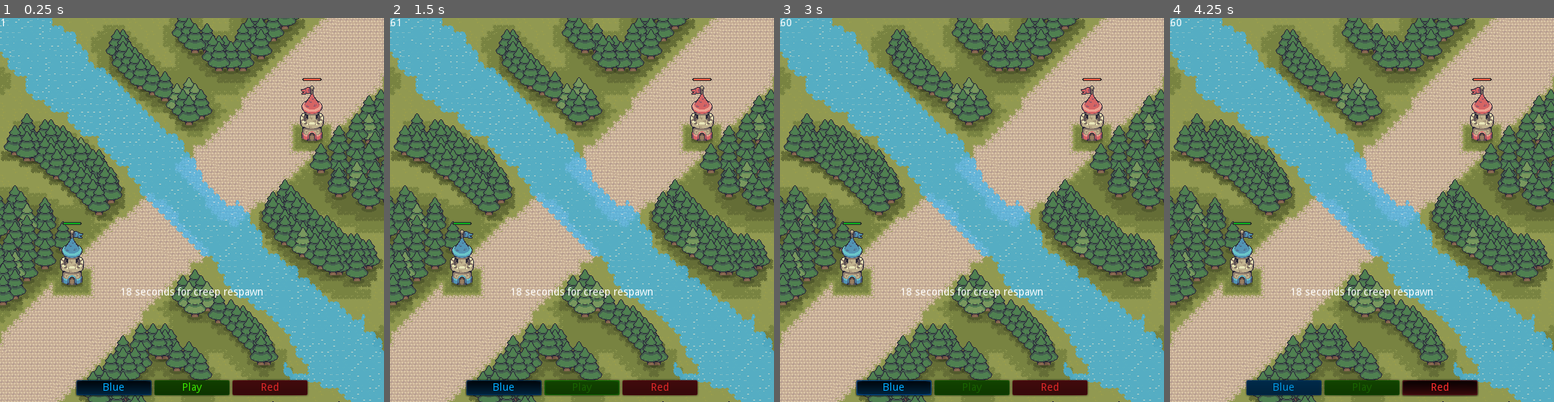
Above: before the commit, frames 1-4 (left to right).
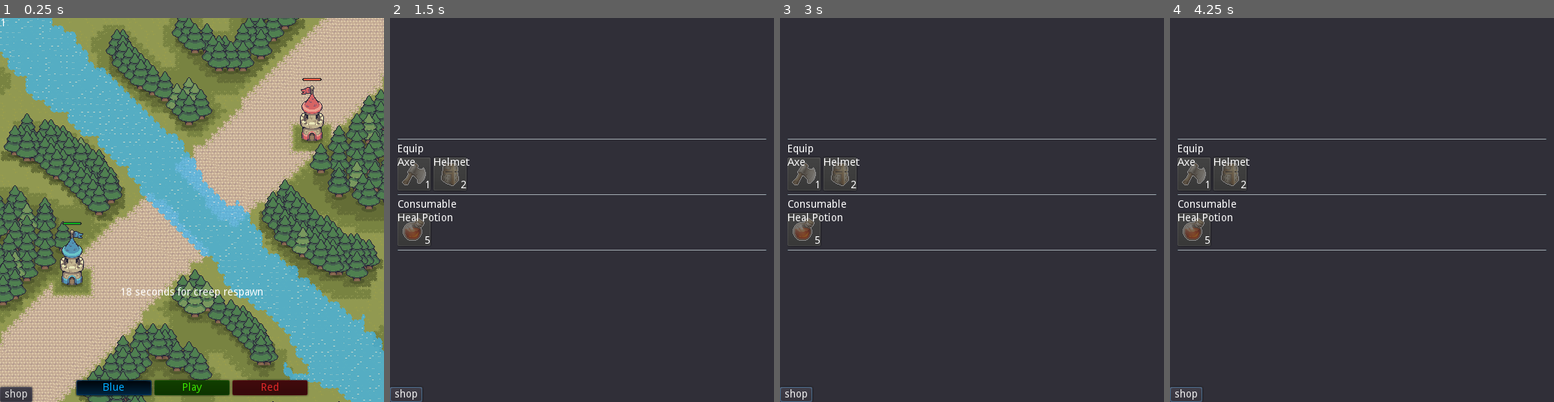
Above: after the commit, the same moments.

Repository: spicylobstergames/shotcaller-godot
Game: Godot game, scene res://TestScene.tscn
The game is run twice, just before and just after one commit, with the same random seed, the same clock (stepped at 60 frames per second) and the same inputs.
Inputs (mouse positions are in pixels of both pictures, inside the frame that each line leads up to):
- Up to frame 1 (0.25 s): no input
- Up to frame 2 (1.5 s): click (405, 394) at 0.5 s, where only the run after the commit has a clickable "shop"; click "Play" at 1.25 s
- Up to frame 3 (3 s): click (972, 386) at 2 s, where only the run after the commit has a clickable "Play"; click "Blue" at 2.75 s
- Up to frame 4 (4.25 s): click "Red" at 3.5 s

The runs differ from the first frame. In frame 1, 0.4% of the frame differs, in the area x 0-9%, y 95-100%; in frame 2, 95%; in frame 3, 95%; in frame 4, 95%, in the area x 0-100%, y 0-100%.

Commit message:
final merge

Diff:
--- a/Prototype/TestScene.tscn
+++ b/Prototype/TestScene.tscn
@@ -1,41 +1,26 @@
-[gd_scene load_steps=9 format=2]
+[gd_scene load_steps=12 format=2]
 
 [ext_resource path="res://MainCamera.gd" type="Script" id=1]
 [ext_resource path="res://Utils/UnitController.tscn" type="PackedScene" id=2]
 [ext_resource path="res://Battlefield/BattleField.tscn" type="PackedScene" id=3]
 [ext_resource path="res://TestScene.gd" type="Script" id=4]
+[ext_resource path="res://Items/Inventory/LeadersInventory.gd" type="Script" id=5]
 [ext_resource path="res://GUI/SelectTeamButton/SelectTeamButton.tscn" type="PackedScene" id=6]
+[ext_resource path="res://Items/Shop/Shop.gd" type="Script" id=7]
 [ext_resource path="res://GUI/Play.tscn" type="PackedScene" id=9]
 
 [sub_resource type="ButtonGroup" id=2]
 
 [sub_resource type="ButtonGroup" id=3]
 
+[sub_resource type="StyleBoxFlat" id=4]
+bg_color = Color( 0.192157, 0.188235, 0.223529, 1 )
+
 [node name="TestScene" type="Node2D"]
 position = Vector2( 0, -1 )
 script = ExtResource( 4 )
 
 [node name="Menu" type="CanvasLayer" parent="."]
-
-[node name="FPS" type="Label" parent="Menu"]
-margin_right = 58.0
-margin_bottom = 26.0
-__meta__ = {
-"_edit_use_anchors_": false
-}
-
-[node name="Label" type="Label" parent="Menu"]
-anchor_top = 0.5
-anchor_right = 1.0
-anchor_bottom = 0.5
-margin_top = 103.0
-margin_bottom = 117.0
-size_flags_horizontal = 3
-text = "18 seconds for creep respawn"
-align = 1
-__meta__ = {
-"_edit_use_anchors_": false
-}
 
 [node name="HBoxContainer" type="HBoxContainer" parent="Menu"]
 anchor_top = 1.0
@@ -76,6 +61,123 @@
 group = SubResource( 2 )
 team = 3
 
+[node name="FPS" type="Label" parent="Menu"]
+margin_right = 58.0
+margin_bottom = 26.0
+__meta__ = {
+"_edit_use_anchors_": false
+}
+
+[node name="Label" type="Label" parent="Menu"]
+anchor_top = 0.5
+anchor_right = 1.0
+anchor_bottom = 0.5
+margin_top = 103.0
+margin_bottom = 117.0
+size_flags_horizontal = 3
+text = "18 seconds for creep respawn"
+align = 1
+__meta__ = {
+"_edit_use_anchors_": false
+}
+
+[node name="GoldLabel" type="Label" parent="Menu"]
+visible = false
+margin_top = 265.0
+margin_right = 43.0
+margin_bottom = 279.0
+custom_colors/font_color = Color( 0.94902, 0.772549, 0.0705882, 1 )
+custom_colors/font_color_shadow = Color( 0, 0, 0, 1 )
+custom_constants/shadow_as_outline = 1
+text = "1"
+align = 2
+__meta__ = {
+"_edit_use_anchors_": false
+}
+
+[node name="LeadersInventory" type="HBoxContainer" parent="Menu"]
+anchor_top = 1.0
+anchor_right = 1.0
+anchor_bottom = 1.0
+margin_left = 45.0
+margin_top = -44.0
+margin_right = -327.0
+size_flags_vertical = 8
+script = ExtResource( 5 )
+
+[node name="Shop" type="Panel" parent="Menu"]
+visible = false
+anchor_right = 1.0
+anchor_bottom = 1.0
+custom_styles/panel = SubResource( 4 )
+script = ExtResource( 7 )
+
+[node name="ScrollContainer" type="ScrollContainer" parent="Menu/Shop"]
+anchor_right = 1.0
+anchor_bottom = 1.0
+margin_left = 10.0
+margin_top = 10.0
+margin_right = -10.0
+margin_bottom = -50.0
+__meta__ = {
+"_edit_use_anchors_": false
+}
+
+[node name="VBoxContainer" type="VBoxContainer" parent="Menu/Shop/ScrollContainer"]
+margin_right = 492.0
+margin_bottom = 452.0
+size_flags_horizontal = 3
+size_flags_vertical = 3
+alignment = 1
+
+[node name="HSeparator" type="HSeparator" parent="Menu/Shop/ScrollContainer/VBoxContainer"]
+margin_top = 88.0
+margin_right = 492.0
+margin_bottom = 92.0
+
+[node name="Label" type="Label" parent="Menu/Shop/ScrollContainer/VBoxContainer"]
+margin_top = 96.0
+margin_right = 492.0
+margin_bottom = 110.0
+text = "Equip"
+
+[node name="EquipItems" type="HBoxContainer" parent="Menu/Shop/ScrollContainer/VBoxContainer"]
+margin_top = 114.0
+margin_right = 492.0
+margin_bottom = 114.0
+size_flags_horizontal = 3
+
+[node name="HSeparator2" type="HSeparator" parent="Menu/Shop/ScrollContainer/VBoxContainer"]
+margin_top = 118.0
+margin_right = 492.0
+margin_bottom = 122.0
+
+[node name="Label2" type="Label" parent="Menu/Shop/ScrollContainer/VBoxContainer"]
+margin_top = 126.0
+margin_right = 492.0
+margin_bottom = 140.0
+text = "Consumable"
+
+[node name="ConsumableItems" type="HBoxContainer" parent="Menu/Shop/ScrollContainer/VBoxContainer"]
+margin_top = 144.0
+margin_right = 492.0
+margin_bottom = 144.0
+size_flags_horizontal = 3
+
+[node name="HSeparator3" type="HSeparator" parent="Menu/Shop/ScrollContainer/VBoxContainer"]
+margin_top = 148.0
+margin_right = 492.0
+margin_bottom = 152.0
+
+[node name="ShopButton" type="Button" parent="Menu"]
+anchor_top = 1.0
+anchor_bottom = 1.0
+margin_top = -20.0
+margin_right = 43.0
+rect_min_size = Vector2( 0, 20 )
+size_flags_horizontal = 11
+text = "shop"
+
 [node name="CreepRespawnTimer" type="Timer" parent="."]
 
 [node name="Camera2D" type="Camera2D" parent="."]
